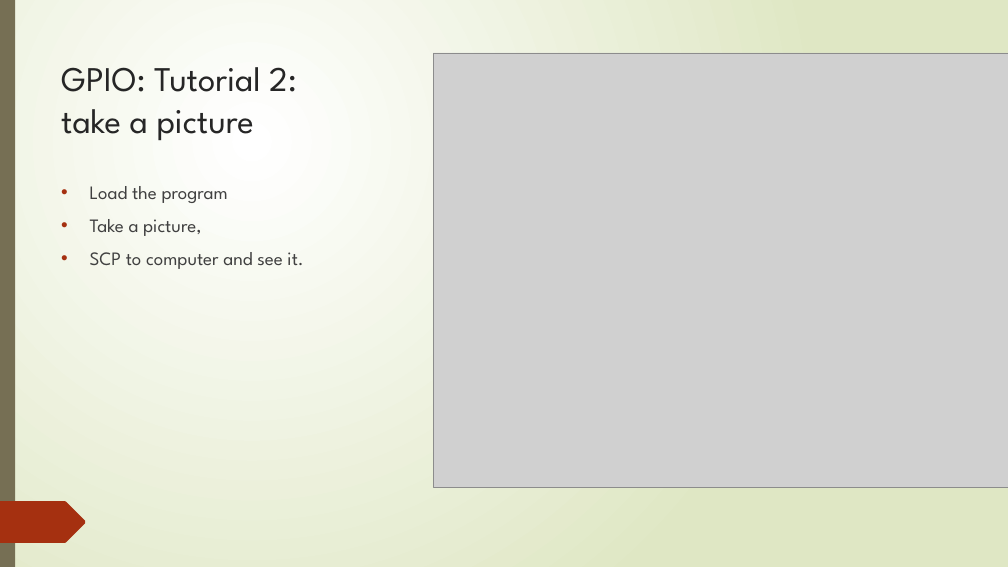
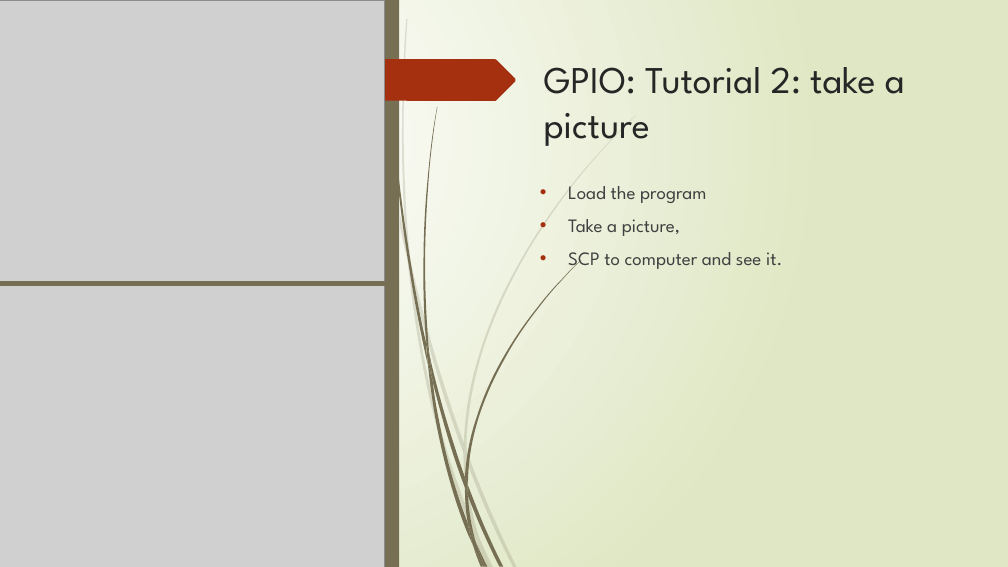
Before and after one commit to nxphi47/raspiWSntuoss, a slide deck: slide 11 of raspWS.pptx. Drawn at 1008x567 pixels with LibreOffice and Linux fonts; fonts in the diff are those of the drawing; grey boxes stand for pictures. Boxes give left, top, right and bottom in pixels: in the first picture for what was removed or moved away, otherwise in the second. Text is boxed around its words. In the diff, an @@ line names an element or a change of style, - is before the commit and + after.

```diff
--- a/raspWS.pptx
+++ b/raspWS.pptx
@@ picture: place and size @@
-picture at bbox=[433, 53, 1008, 487]
+picture at bbox=[0, 0, 384, 284]
@@ rectangle added at bbox=[0, 0, 15, 567], fill #766F54 @@
@@ rectangle: place and size @@
-rectangle at bbox=[0, 0, 15, 567]
+rectangle at bbox=[384, 0, 399, 567]
@@ freeform shape added at bbox=[384, 59, 516, 101], fill #A53010 @@
@@ title "GPIO: Tutorial 2: take a ...": place and size @@
-title "GPIO: Tutorial 2: take a ..." at bbox=[61, 67, 297, 141]
+title "GPIO: Tutorial 2: take a ..." at bbox=[544, 67, 905, 146]
@@ title "GPIO: Tutorial 2: take a ..." at bbox=[544, 67, 905, 146]: size 33 to 36 pt @@
@@ text "Load the program": place and size @@
-text "Load the program" at bbox=[90, 186, 303, 269]
+text "Load the program" at bbox=[568, 186, 782, 272]
@@ picture added at bbox=[0, 284, 384, 567] @@
@@ line added from (0, 284) to (384, 284), #766F54 4 pt @@
@@ freeform shape removed at bbox=[64, 443, 67, 461] @@
@@ freeform shape removed at bbox=[64, 453, 79, 538] @@
@@ group removed at bbox=[42, 340, 91, 546]: 5 freeform shapes @@
@@ freeform shape removed at bbox=[0, 501, 86, 543] @@
@@ group added at bbox=[386, 0, 582, 567]: 12 freeform shapes @@
@@ group added at bbox=[400, 19, 636, 567]: 12 freeform shapes @@
```
Also in this commit, not shown: 3 other slides changed, 1 other file.
